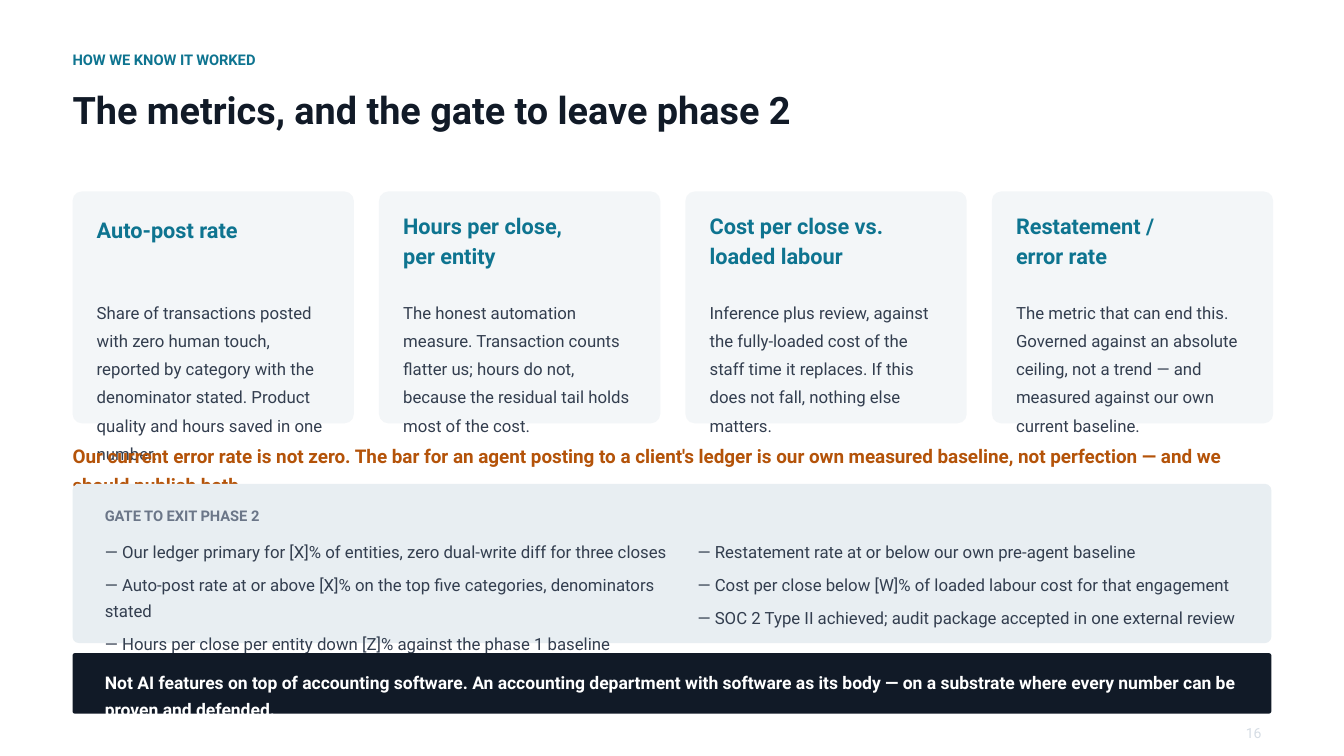
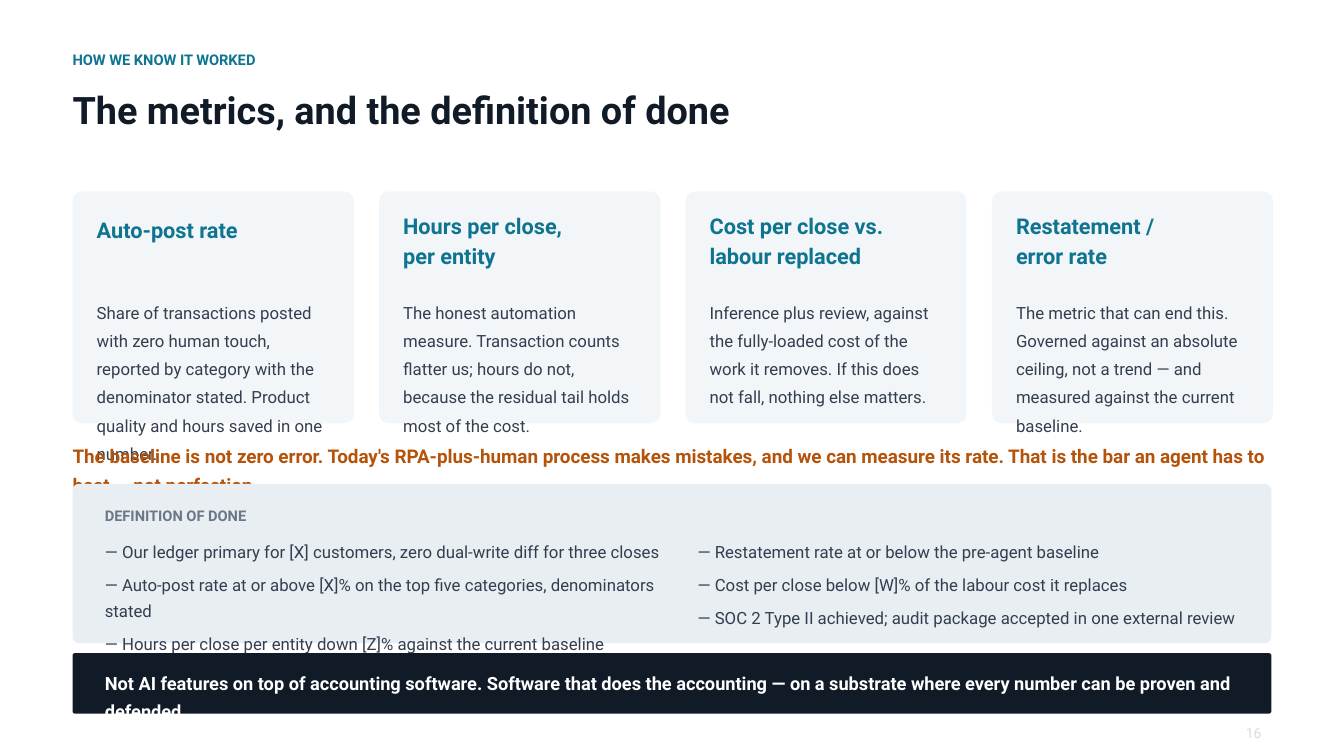
Before and after one commit to cllu/aimi-accounting-software-proposal, a slide deck: slide 17 of agent-native-accounting-deck.pptx. Drawn at 1344x756 pixels with LibreOffice and Linux fonts; fonts in the diff are those of the drawing. Boxes give left, top, right and bottom in pixels: in the first picture for what was removed or moved away, otherwise in the second. Text is boxed around its words. In the diff, an @@ line names an element or a change of style, - is before the commit and + after.

```diff
--- a/agent-native-accounting-deck.pptx
+++ b/agent-native-accounting-deck.pptx
@@ text at bbox=[73, 95, 729, 131]: text changed @@
-The metrics, and the gate to leave phase 2
+The metrics, and the definition of done
@@ text at bbox=[710, 217, 883, 269]: text changed @@
-Cost per close vs.
-loaded labour
+Cost per close vs.
+labour replaced
@@ text at bbox=[710, 306, 929, 407]: text changed @@
-Inference plus review, against the fully-loaded cost of the staff time it replaces. If this does not fall, nothing else matters.
+Inference plus review, against the fully-loaded cost of the work it removes. If this does not fall, nothing else matters.
@@ text at bbox=[1016, 306, 1237, 407]: text changed @@
-The metric that can end this. Governed against an absolute ceiling, not a trend — and measured against our own current baseline.
+The metric that can end this. Governed against an absolute ceiling, not a trend — and measured against the current baseline.
@@ text at bbox=[73, 447, 1265, 487]: text changed @@
-Our current error rate is not zero. The bar for an agent posting to a client's ledger is our own measured baseline, not perfection — and we should publish both.
+The baseline is not zero error. Today's RPA-plus-human process makes mistakes, and we can measure its rate. That is the bar an agent has to beat — not perfection.
@@ text at bbox=[105, 510, 246, 521]: text changed @@
-GATE TO EXIT PHASE 2
+DEFINITION OF DONE
@@ text at bbox=[122, 544, 660, 562]: text changed @@
-— Our ledger primary for [X]% of entities, zero dual-write diff for three closes
+— Our ledger primary for [X] customers, zero dual-write diff for three closes
@@ text at bbox=[715, 545, 1127, 595]: text changed @@
-— Restatement rate at or below our own pre-agent baseline
-— Cost per close below [W]% of loaded labour cost for that engagement
+— Restatement rate at or below the pre-agent baseline
+— Cost per close below [W]% of the labour cost it replaces
@@ text at bbox=[122, 636, 604, 654]: text changed @@
-— Hours per close per entity down [Z]% against the phase 1 baseline
+— Hours per close per entity down [Z]% against the current baseline
@@ text at bbox=[105, 676, 1230, 714]: text changed; size 12.5 to 13 pt @@
-Not AI features on top of accounting software. An accounting department with software as its body — on a substrate where every number can be proven and defended.
+Not AI features on top of accounting software. Software that does the accounting — on a substrate where every number can be proven and defended.
```
Also in this commit, not shown: 12 other slides changed, 4 slides added, 4 slides removed, 1 other file.
